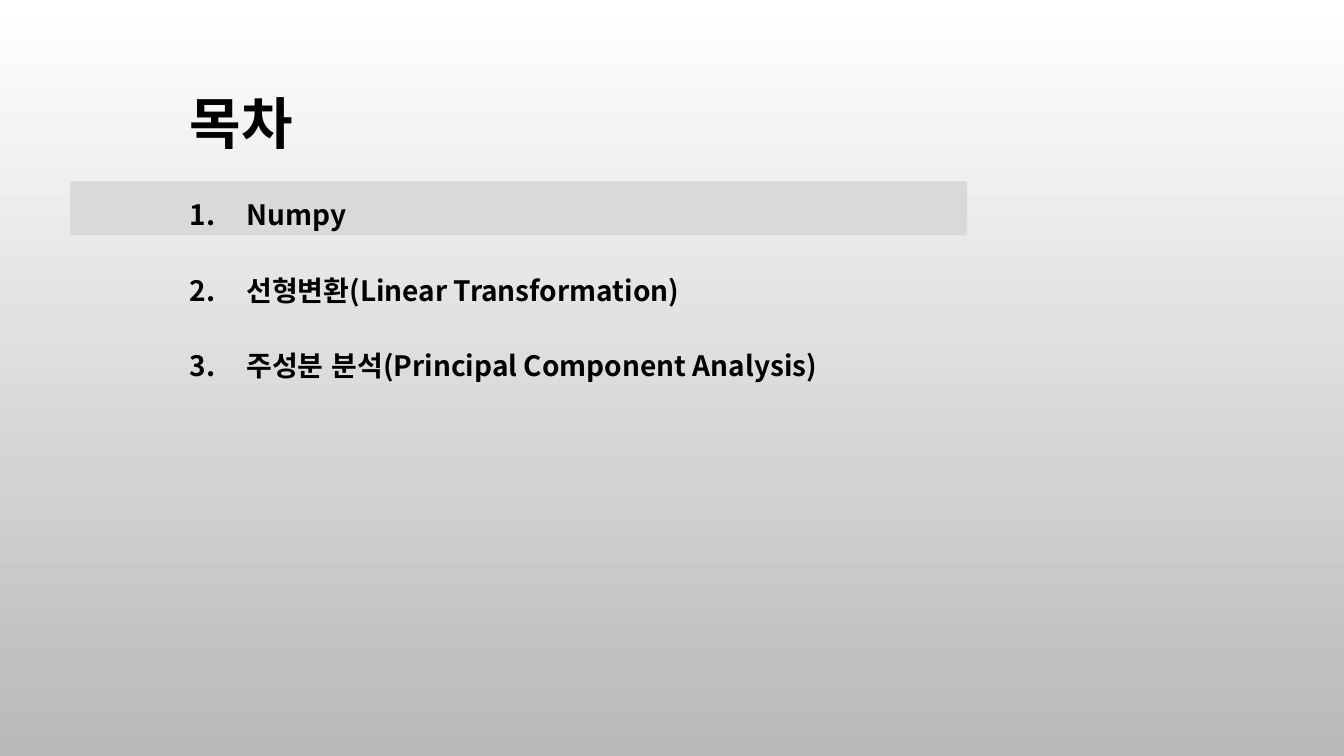
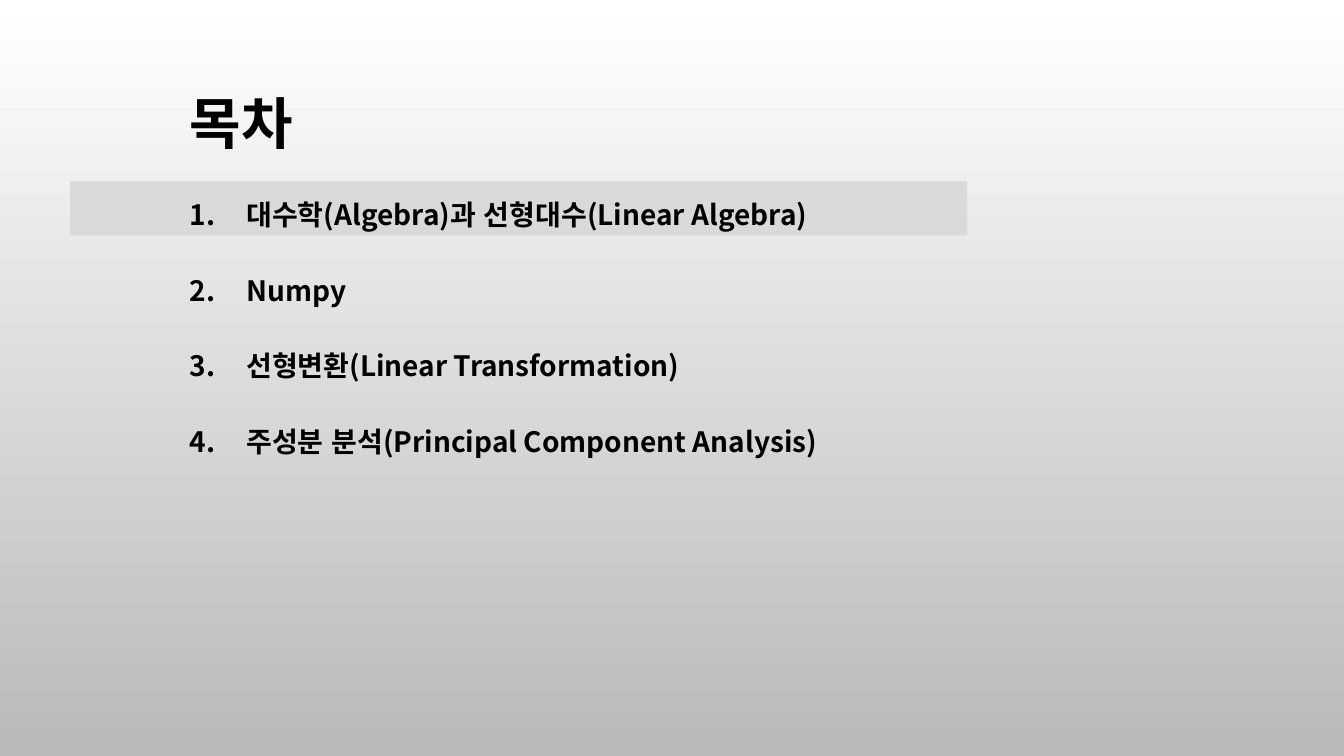
Before and after one commit to ancestor9/mathematics-for-machine-learning, a slide deck: slide 2 of 6_Matrix_vectors.pptx. Drawn at 1344x756 pixels with LibreOffice and Linux fonts; fonts in the diff are those of the drawing; background and template pictures are left out. Boxes give left, top, right and bottom in pixels: in the first picture for what was removed or moved away, otherwise in the second. Text is boxed around its words. In the diff, an @@ line names an element or a change of style, - is before the commit and + after.

```diff
--- a/6_Matrix_vectors.pptx
+++ b/6_Matrix_vectors.pptx
@@ text at <box>246,201,808,232</box>: paragraph added @@
+1. 대수학(Algebra)과 선형대수(Linear Algebra)
```
Also in this commit, not shown: 2 other slides changed, 5 slides added.
